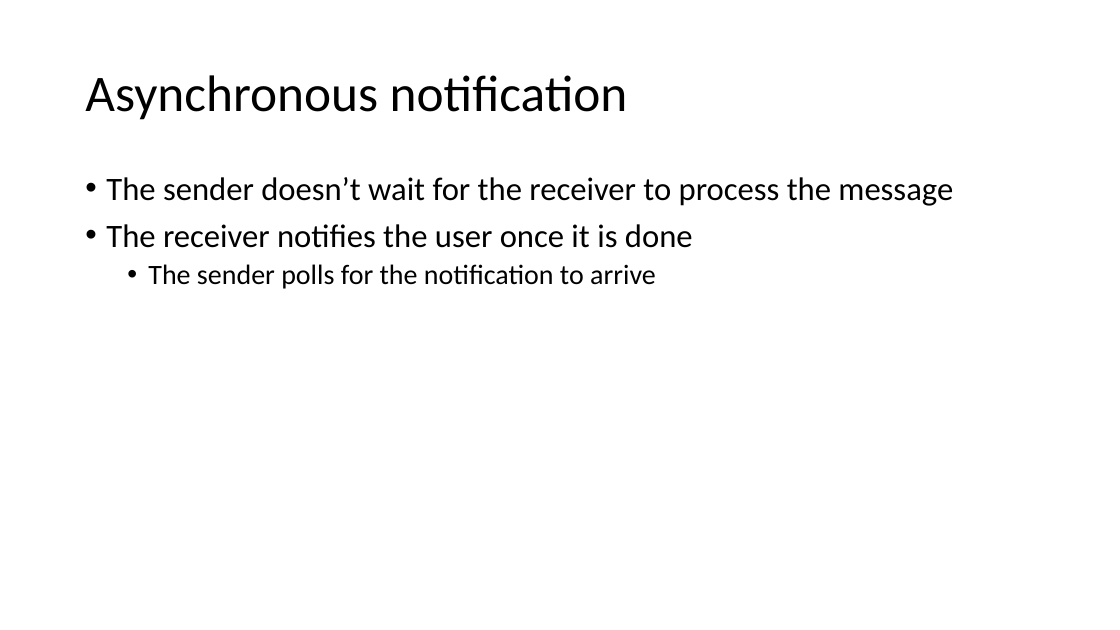
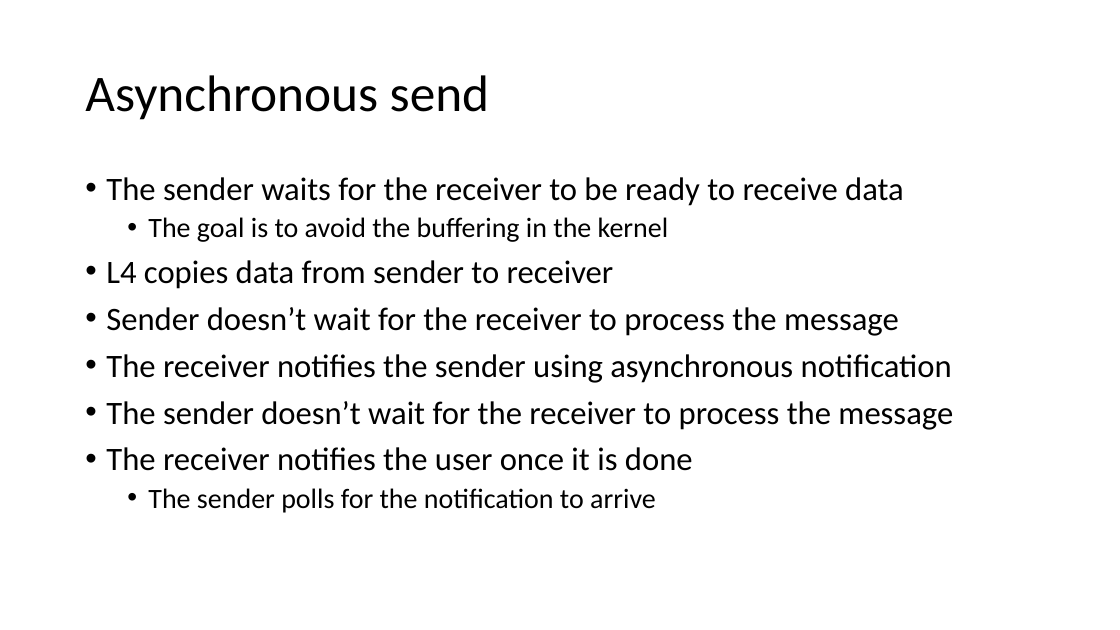
Before and after one commit to piyus/piyus.github.io, a slide deck: slide 12 of AOS/slides/Lecture-10.pptx (slide 15 before the commit). Drawn at 1120x630 pixels with LibreOffice and Linux fonts; fonts in the diff are those of the drawing. Boxes give left, top, right and bottom in pixels: in the first picture for what was removed or moved away, otherwise in the second. Text is boxed around its words. In the diff, an @@ line names an element or a change of style, - is before the commit and + after.

```diff
--- a/AOS/slides/Lecture-10.pptx
+++ b/AOS/slides/Lecture-10.pptx
@@ title at (x1=85, y1=75, x2=489, y2=120): text changed @@
-Asynchronous notification
+Asynchronous send
@@ text at (x1=106, y1=177, x2=952, y2=383): paragraphs added @@
+• The sender waits for the receiver to be ready to receive data
+  • The goal is to avoid the buffering in the kernel
+• L4 copies data from sender to receiver
+• Sender doesn’t wait for the receiver to process the message
+• The receiver notifies the sender using asynchronous notification
```
Also in this commit, not shown: 19 other slides changed, 28 slides added, 2 slides removed, 2 other files.
